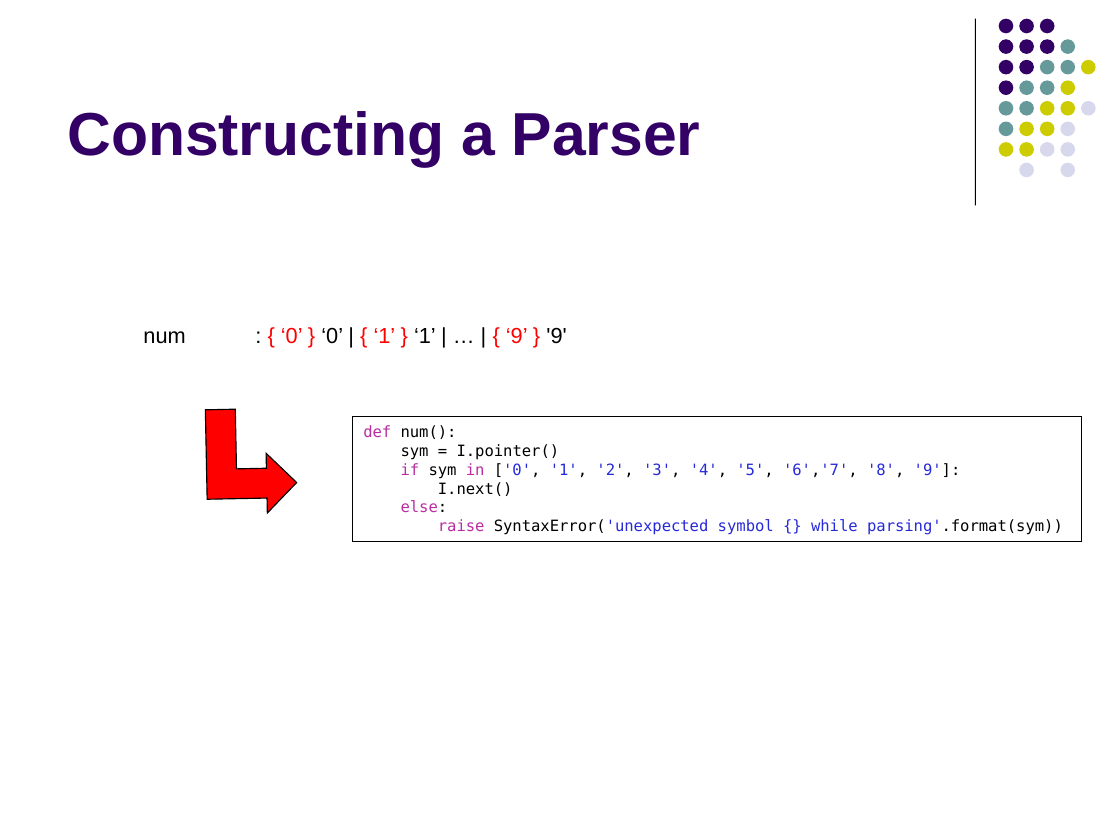
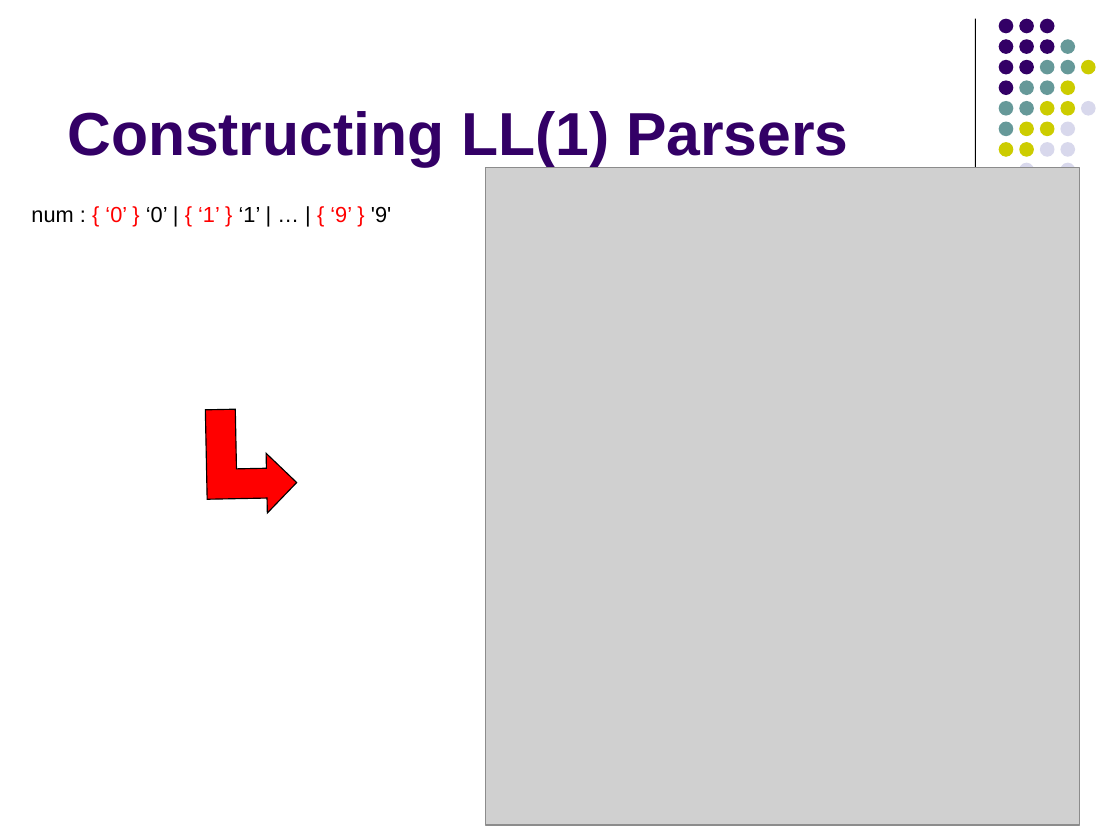
Before and after one commit to lutzhamel/CSC402, a slide deck: slide 26 of notes/csc402-ln002.pptx (slide 23 before the commit). Drawn at 1120x840 pixels with LibreOffice and Linux fonts; fonts in the diff are those of the drawing; grey boxes stand for pictures. Boxes give left, top, right and bottom in pixels: in the first picture for what was removed or moved away, otherwise in the second. Text is boxed around its words. In the diff, an @@ line names an element or a change of style, - is before the commit and + after.

```diff
--- a/notes/csc402-ln002.pptx
+++ b/notes/csc402-ln002.pptx
@@ title at [67, 111, 849, 167]: text changed @@
-Constructing a Parser
+Constructing LL(1) Parsers
@@ picture added at [485, 168, 1080, 825] @@
@@ text "num : { ‘0’ } ..." rewrapped from [143, 327, 566, 344] to [31, 206, 391, 223] @@
@@ rectangle removed at [352, 417, 1081, 541] @@
-def num():
-sym = I.pointer()
-if sym in ['0', '1', '2', '3', '4', '5', '6','7', '8', '9']:
-I.next()
-else:
-raise SyntaxError('unexpected symbol {} while parsing'.format(sym))
```
Also in this commit, not shown: 14 other slides changed, 6 slides added, 5 slides removed, 4 other files.
